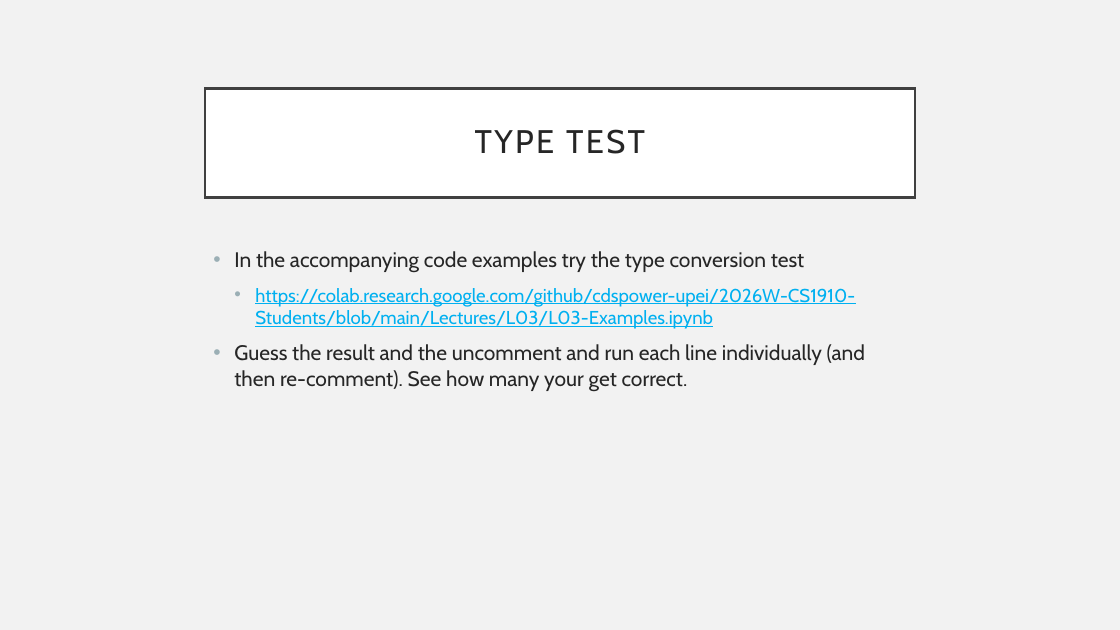
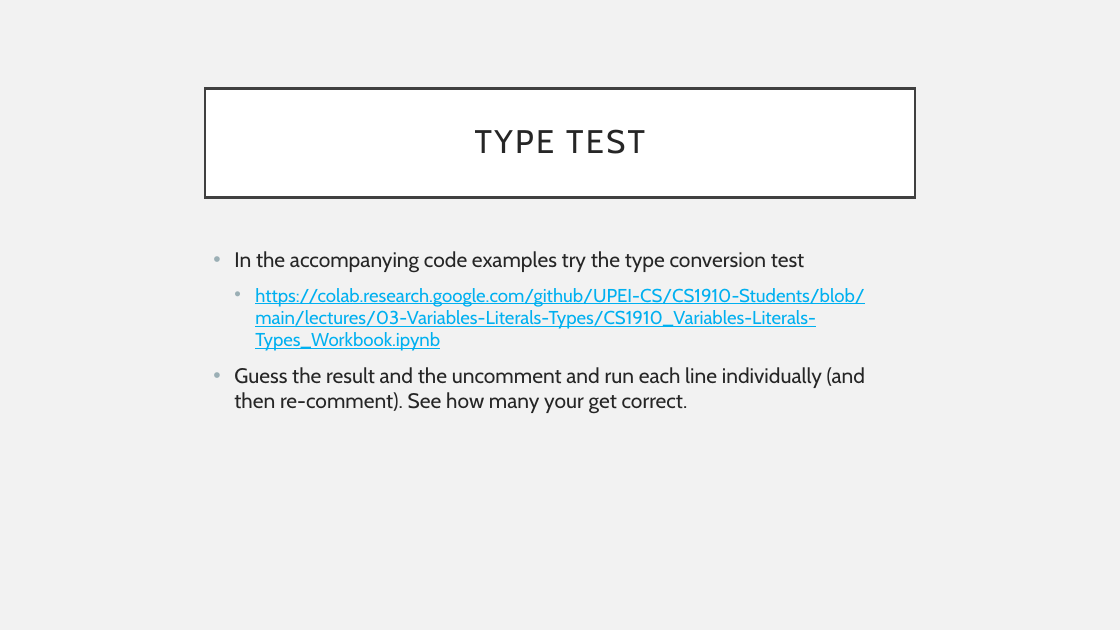
Before and after one commit to UPEI-CS/CS1910-Students, a slide deck: slide 34 of lectures/03-Variables-Literals-Types/CS1910_Variables-Literals-Types_Lecture.pptx. Drawn at 1120x630 pixels with LibreOffice and Linux fonts; fonts in the diff are those of the drawing. Boxes give left, top, right and bottom in pixels: in the first picture for what was removed or moved away, otherwise in the second. Text is boxed around its words. In the diff, an @@ line names an element or a change of style, - is before the commit and + after.

```diff
--- a/lectures/03-Variables-Literals-Types/CS1910_Variables-Literals-Types_Lecture.pptx
+++ b/lectures/03-Variables-Literals-Types/CS1910_Variables-Literals-Types_Lecture.pptx
@@ text at (x1=255, y1=288, x2=864, y2=351): text changed @@
-  • https://colab.research.google.com/github/cdspower-upei/2026W-CS1910-Students/blob/main/Lectures/L03/L03-Examples.ipynb
+  • https://colab.research.google.com/github/UPEI-CS/CS1910-Students/blob/main/lectures/03-Variables-Literals-Types/CS1910_Variables-Literals-Types_Workbook.ipynb
```
Also in this commit, not shown: 1 slide added, 2 slides removed, 1 other file.
